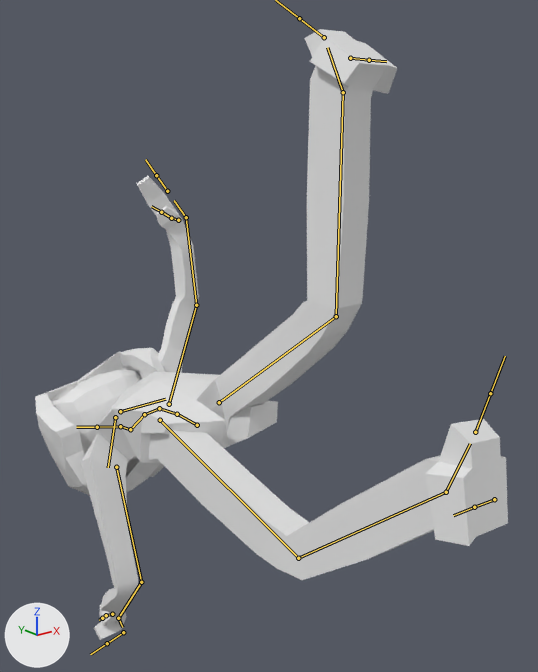
Before and after pictures for a commit that changed the FBX model raw_assets/models/sm_ranged_enemy.fbx.
Camera for both pictures: a 50 mm camera at (-0.877, -1.339, 1.543) aimed at (0.155, -0.05, 1.027). Every picture has the same lights, and +X, +Y and +Z are marked at lower left. Both versions are drawn at frame 22 of the action 'PlantLoverRig|FurballDeath'; the numbers are the values there. The bones that bend it are drawn over the model as lines.

Objects in the first picture: 'PlantLoverBody', 'PlantLoverHat', 'PlantLoverHead', 'PlantLoverShirt'.
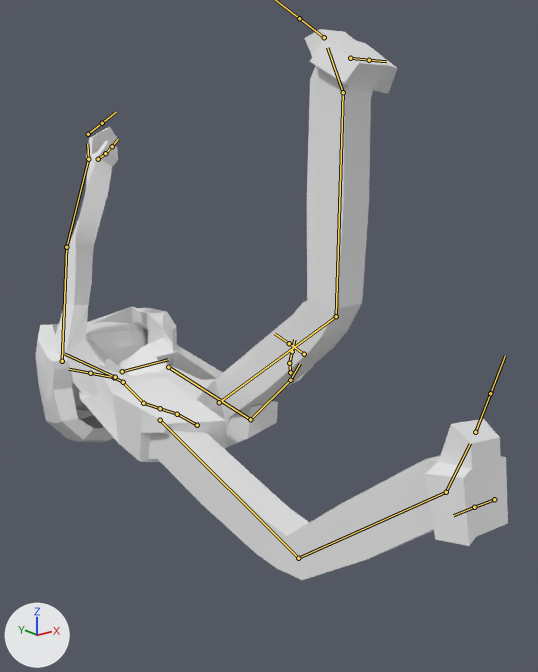
Where the change shows, as pixel boxes [x1, y1, x2, y2] in the pictures (538 x 672 px):
```json
{"object": "PlantLoverBody", "change": "posed", "before": [81, 29, 508, 640], "after": [52, 29, 508, 580], "on screen": "7% wider, 10% shorter"}
{"object": "PlantLoverShirt", "change": "posed", "before": [97, 372, 278, 464], "after": [78, 349, 278, 462], "on screen": "10% wider, 23% taller"}
{"object": "PlantLoverHat", "change": "posed", "before": [35, 348, 165, 495], "after": [36, 307, 177, 442]}
{"object": "PlantLoverHead", "change": "posed", "before": [51, 370, 141, 454], "after": [55, 322, 147, 411]}
{"bone": "spine.001", "before": "(177, 414) to (159, 408)", "after": "(177, 414) to (160, 408)"}
{"bone": "spine.002", "before": "(159, 408) to (144, 414)", "after": "(160, 408) to (143, 403)"}
{"bone": "spine.003", "before": "(144, 414) to (131, 429)", "after": "(143, 403) to (123, 383)"}
{"bone": "spine.004", "before": "(130, 429) to (120, 426)", "after": "(123, 382) to (114, 377)"}
{"bone": "upper_arm.L", "before": "(169, 404) to (196, 305)", "after": "(168, 367) to (250, 419)"}
{"bone": "forearm.L", "before": "(196, 305) to (186, 217)", "after": "(250, 419) to (290, 380)"}
{"bone": "hand.L", "before": "(186, 217) to (174, 200)", "after": "(290, 380) to (300, 363)"}
{"bone": "f_index.01.L", "before": "(167, 191) to (156, 175)", "after": "(304, 354) to (289, 343)"}
{"bone": "shoulder.R", "before": "(115, 417) to (108, 467)", "after": "(115, 377) to (65, 354)"}
{"bone": "upper_arm.R", "before": "(116, 467) to (141, 582)", "after": "(62, 361) to (66, 247)"}
{"bone": "forearm.R", "before": "(141, 582) to (118, 618)", "after": "(66, 247) to (88, 159)"}
{"bone": "hand.R", "before": "(118, 618) to (122, 627)", "after": "(88, 159) to (87, 143)"}
{"bone": "f_index.01.R", "before": "(123, 632) to (107, 643)", "after": "(88, 134) to (102, 123)"}
```

Edits to the scene script, one JSON object a line:
```json
{"block": "bone_spine_001", "where": "bone_spine_001 = bpy.data.objects['PlantLoverRig'].pose.bones['spine.001']  # child of 'spine'"}
{"op": "set", "path": "bone_spine_001.rotation_quaternion", "old": "(0.991, 0.0, -0.13, 0.016)", "new": "(1.0, 0.0, -0.025, 0.003)", "note": "degrees (0, -15, 2) -> degrees (0, -3, 0)"}
{"block": "bone_spine_002", "where": "bone_spine_002 = bpy.data.objects['PlantLoverRig'].pose.bones['spine.002']  # child of 'spine.001'"}
{"op": "set", "path": "bone_spine_002.rotation_quaternion", "old": "(0.986, -0.089, -0.135, 0.045)", "new": "(0.989, 0.06, -0.136, -0.018)", "note": "degrees (-11, -15, 7) -> degrees (7, -15, -3)"}
{"block": "bone_spine_003", "where": "bone_spine_003 = bpy.data.objects['PlantLoverRig'].pose.bones['spine.003']  # child of 'spine.002'"}
{"op": "set", "path": "bone_spine_003.rotation_quaternion", "old": "(0.994, -0.095, -0.002, 0.054)", "new": "(0.973, 0.19, -0.107, -0.078)", "note": "degrees (-11, 0, 6) -> degrees (23, -10, -11)"}
{"block": "bone_spine_004", "where": "bone_spine_004 = bpy.data.objects['PlantLoverRig'].pose.bones['spine.004']  # child of 'spine.003'"}
{"op": "set", "path": "bone_spine_004.rotation_quaternion", "old": "(0.97, 0.149, 0.173, -0.085)", "new": "(0.919, -0.24, 0.314, -0.008)", "note": "degrees (16, 21, -7) -> degrees (-33, 35, -12)"}
{"block": "bone_upper_arm_l", "where": "bone_upper_arm_l = bpy.data.objects['PlantLoverRig'].pose.bones['upper_arm.L']  # child of 'shoulder.L'"}
{"op": "set", "path": "bone_upper_arm_l.rotation_quaternion", "old": "(0.95, 0.25, 0.126, -0.14)", "new": "(0.818, -0.464, 0.082, -0.328)", "note": "degrees (27, 18, -12) -> degrees (-56, -10, -39)"}
{"block": "bone_forearm_l", "where": "bone_forearm_l = bpy.data.objects['PlantLoverRig'].pose.bones['forearm.L']  # child of 'upper_arm.L'"}
{"op": "set", "path": "bone_forearm_l.rotation_quaternion", "old": "(0.937, 0.275, 0.214, -0.028)", "new": "(0.594, 0.667, -0.205, -0.4)", "note": "degrees (34, 25, 4) -> degrees (88, 17, -52)"}
{"block": "bone_hand_l", "where": "bone_hand_l = bpy.data.objects['PlantLoverRig'].pose.bones['hand.L']  # child of 'forearm.L'"}
{"op": "set", "path": "bone_hand_l.rotation_quaternion", "old": "(0.867, 0.169, -0.459, 0.094)", "new": "(0.827, 0.159, -0.534, -0.069)", "note": "degrees (22, -56, 1) -> degrees (42, -60, -34)"}
{"block": "bone_f_index_01_l", "where": "bone_f_index_01_l = bpy.data.objects['PlantLoverRig'].pose.bones['f_index.01.L']  # child of 'hand.L'"}
{"op": "set", "path": "bone_f_index_01_l.rotation_quaternion", "old": "(1.0, 0.0, 0.0, 0.0)", "new": "(0.757, 0.643, -0.094, 0.067)", "note": "degrees (0, 0, 0) -> degrees (81, -13, -1)"}
{"block": "bone_shoulder_r", "where": "bone_shoulder_r = bpy.data.objects['PlantLoverRig'].pose.bones['shoulder.R']  # child of 'spine.003'"}
{"op": "set", "path": "bone_shoulder_r.rotation_quaternion", "old": "(1.0, 0.001, 0.002, 0.004)", "new": "(0.65, 0.187, 0.336, 0.655)", "note": "degrees (0, 0, 0) -> degrees (44, 11, 95)"}
{"block": "bone_upper_arm_r", "where": "bone_upper_arm_r = bpy.data.objects['PlantLoverRig'].pose.bones['upper_arm.R']  # child of 'shoulder.R'"}
{"op": "set", "path": "bone_upper_arm_r.rotation_quaternion", "old": "(0.88, -0.46, -0.019, -0.115)", "new": "(0.873, 0.294, 0.374, 0.108)", "note": "degrees (-54, -8, -11) -> degrees (47, 36, 30)"}
{"block": "bone_forearm_r", "where": "bone_forearm_r = bpy.data.objects['PlantLoverRig'].pose.bones['forearm.R']  # child of 'upper_arm.R'"}
{"op": "set", "path": "bone_forearm_r.rotation_quaternion", "old": "(0.832, 0.097, 0.175, -0.517)", "new": "(0.945, 0.109, -0.307, -0.036)", "note": "degrees (-1, 23, -64) -> degrees (16, -35, -10)"}
{"block": "bone_hand_r", "where": "bone_hand_r = bpy.data.objects['PlantLoverRig'].pose.bones['hand.R']  # child of 'forearm.R'"}
{"op": "set", "path": "bone_hand_r.rotation_quaternion", "old": "(0.807, -0.232, 0.543, -0.001)", "new": "(0.939, -0.073, 0.304, -0.143)", "note": "degrees (-51, 61, -32) -> degrees (-16, 33, -22)"}
{"block": "bone_f_index_01_r", "where": "bone_f_index_01_r = bpy.data.objects['PlantLoverRig'].pose.bones['f_index.01.R']  # child of 'hand.R'"}
{"op": "set", "path": "bone_f_index_01_r.rotation_quaternion", "old": "(0.741, 0.624, -0.242, -0.046)", "new": "(0.946, 0.215, -0.082, -0.228)", "note": "degrees (84, -18, -23) -> degrees (26, -3, -28)"}
```
